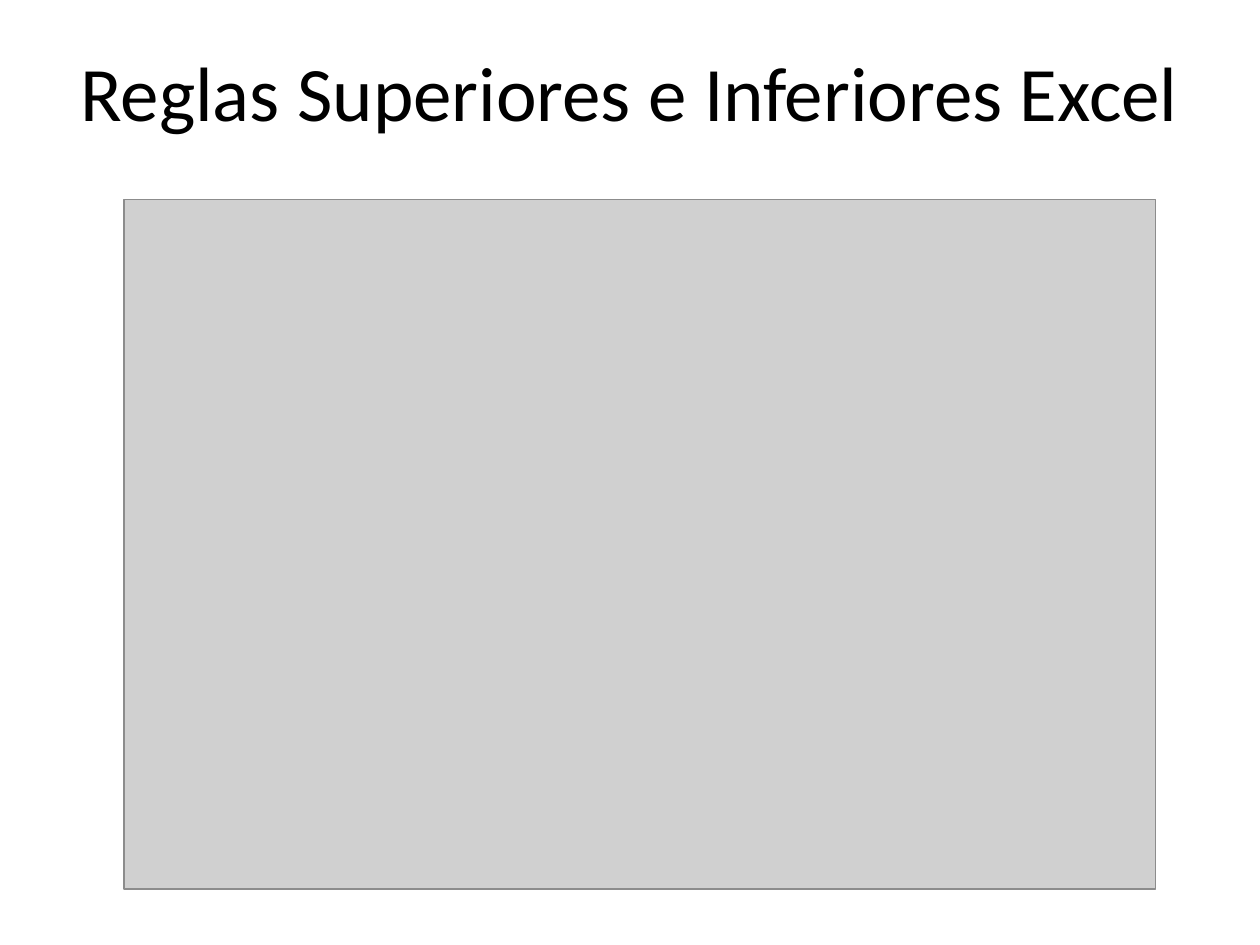
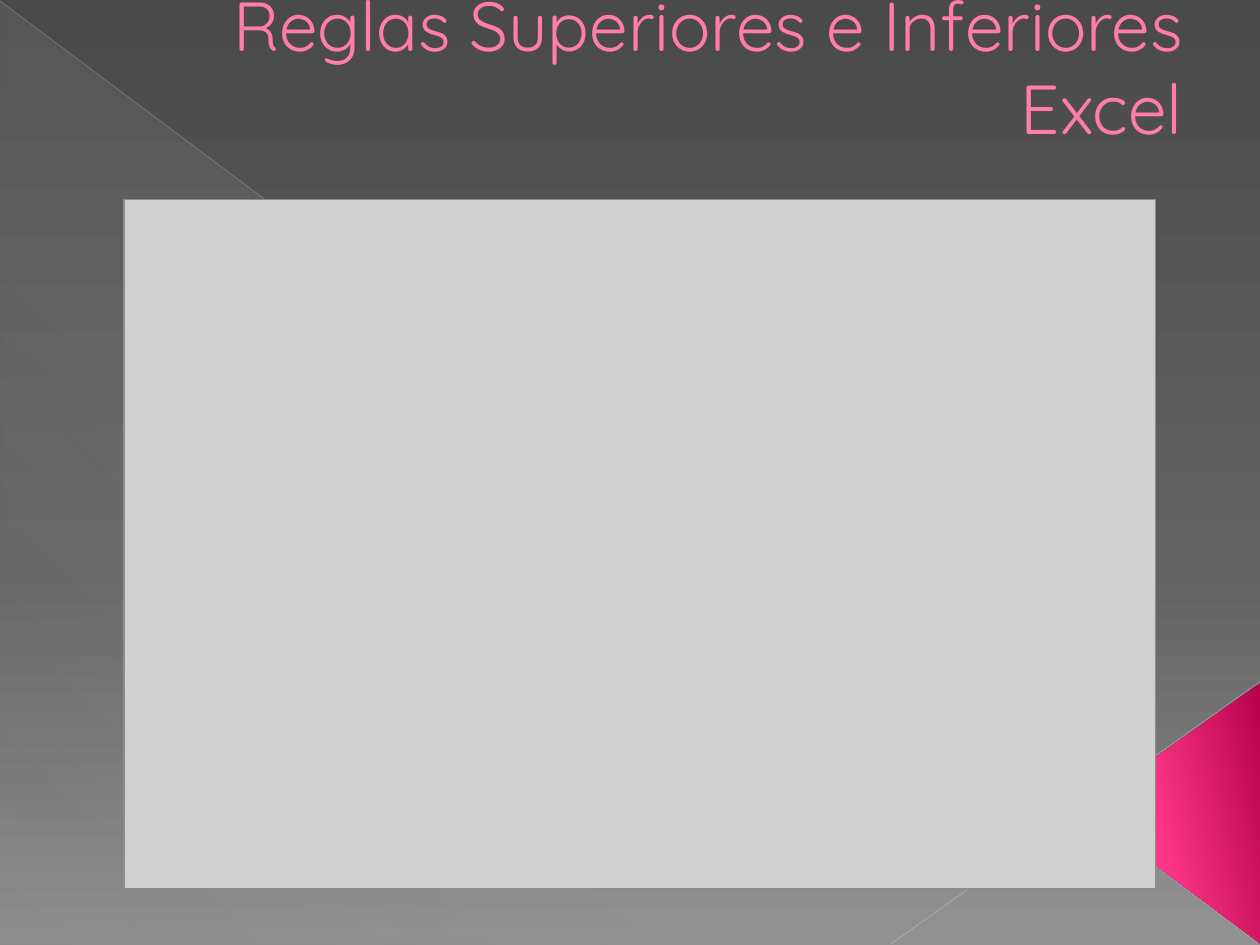
Before and after one commit to kleberloayzacastro/universidad, a slide deck: slide 1 of 2015-2016/clases/computacion_aplicada_2/clase_2/clase_2.pptx. Drawn at 1260x945 pixels with LibreOffice and Linux fonts; fonts in the diff are those of the drawing; grey boxes stand for pictures. Boxes give left, top, right and bottom in pixels: in the first picture for what was removed or moved away, otherwise in the second. Text is boxed around its words. In the diff, an @@ line names an element or a change of style, - is before the commit and + after.

```diff
--- a/2015-2016/clases/computacion_aplicada_2/clase_2/clase_2.pptx
+++ b/2015-2016/clases/computacion_aplicada_2/clase_2/clase_2.pptx
@@ background #FFFFFF to gradient #4A4A4A to #626262 to #8C8C8C @@
@@ line added from (0, 1) to (1259, 944), #BFBFBF 0.39 pt @@
@@ right triangle added at box(1, 3, 1259, 945), fill gradient #D2D2D2 @@
@@ title "Reglas Superiores e Inferiores Excel" at box(233, 0, 1183, 135): size 44 to 39.6 pt, font Calibri to Quicksand, text colour #000000 to #FF7DA7, letter outline none to #B12761 0.5 pt; alignment centre to right; indent changed; vertical alignment middle to bottom @@
@@ line added from (1260, 682) to (891, 944), #C6C6C6 0.47 pt @@
@@ triangle added at box(1082, 684, 1260, 944), fill gradient #B8014E to #FF388C to #FF9CB9 @@
```
Also in this commit, not shown: 12 other slides changed, 9 other files.
